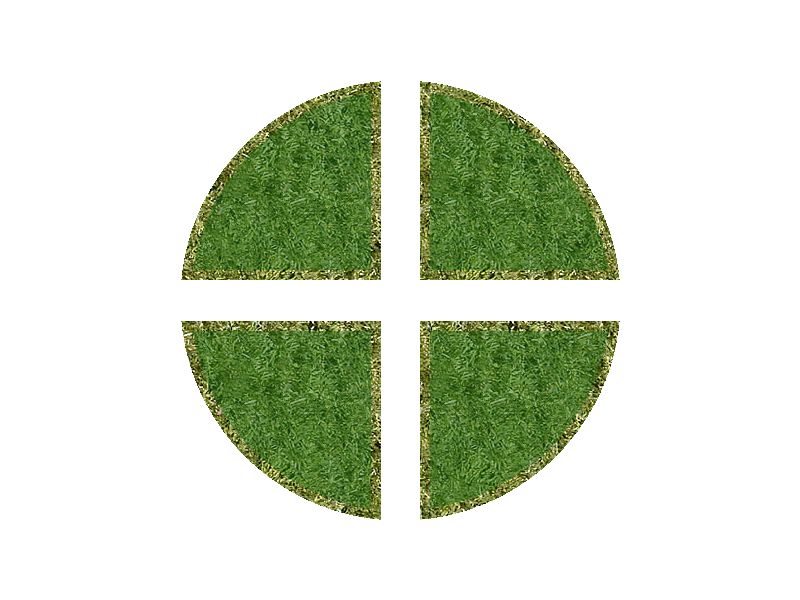
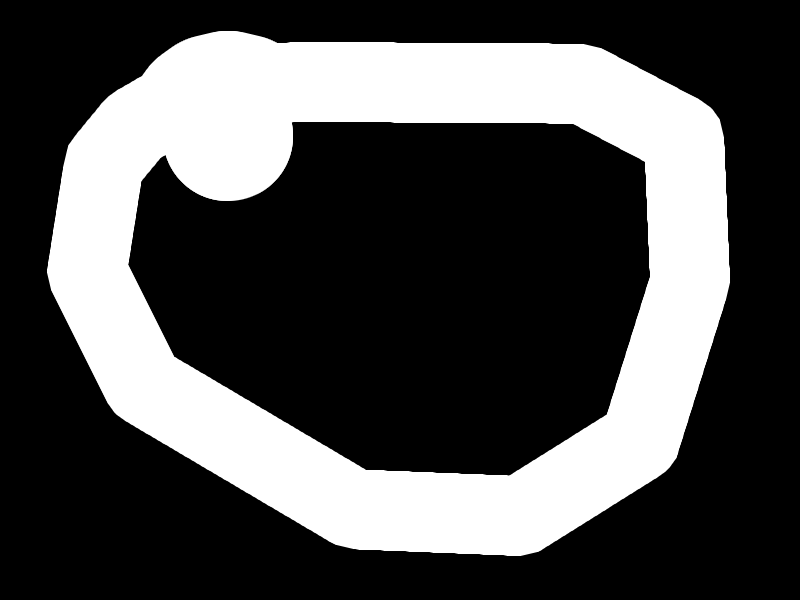
The second 800px x 600px image is a revision of the first. Changes to its layers:
added layer "Layer 5" above "Layer 4" over 87, 71, 690, 516
added layer "Layer 3" above "track" over 0, 0, 800, 600
hid "track" over 181, 81, 620, 520
hid "hitmap" over 181, 81, 620, 520
